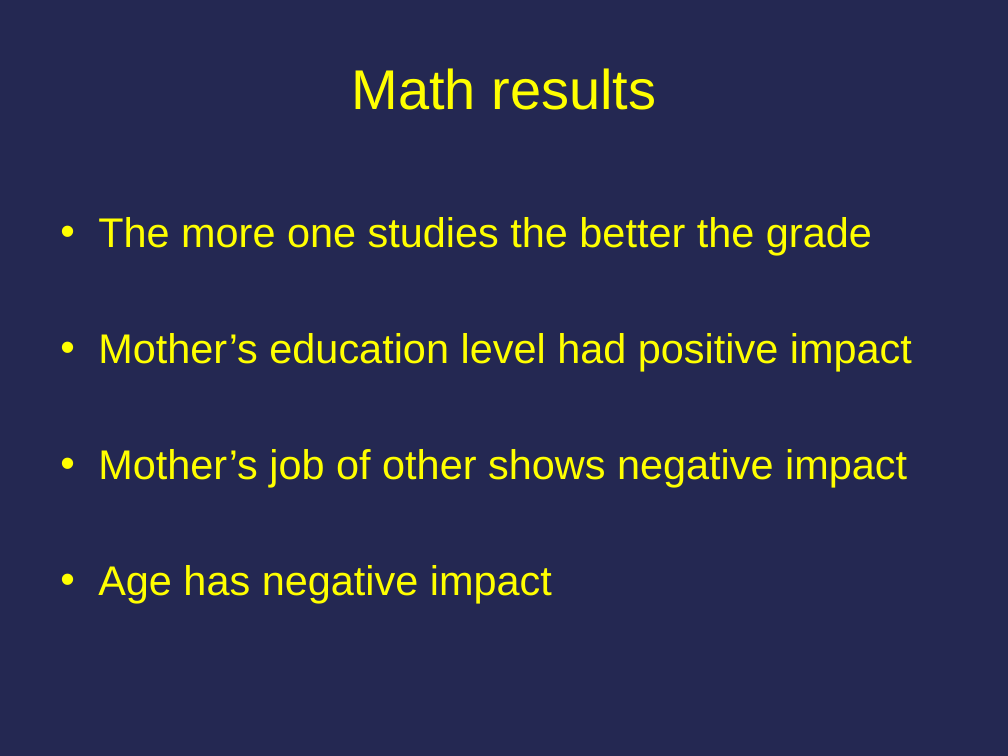
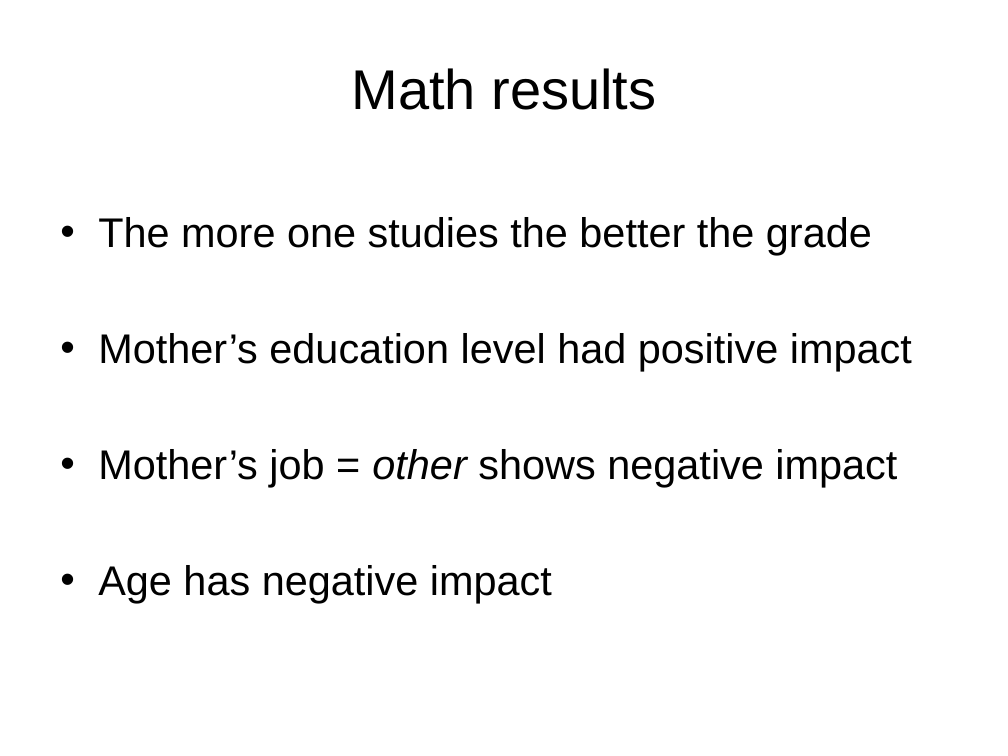
Before and after one commit to cfrandall2/CarolynProject, a slide deck: slide 32 of Carolyn_Randall_DSProject.pptx (slide 30 before the commit). Drawn at 1008x756 pixels with LibreOffice and Linux fonts; fonts in the diff are those of the drawing. Boxes give left, top, right and bottom in pixels: in the first picture for what was removed or moved away, otherwise in the second. Text is boxed around its words. In the diff, an @@ line names an element or a change of style, - is before the commit and + after.

```diff
--- a/Carolyn_Randall_DSProject.pptx
+++ b/Carolyn_Randall_DSProject.pptx
@@ background #242852 to #FFFFFF @@
@@ title "Math results" at box(352, 68, 657, 110): text colour #FFFF00 to #000000 @@
@@ text at box(98, 217, 912, 603): text colour #FFFF00 to #000000 in "The more one studies the better the ...", "Mother’s education level had positive impact", "Age has negative impact" @@
@@ text at box(98, 449, 897, 487): text changed; text colour #FFFF00 to #000000 @@
-• Mother’s job of other shows negative impact
+• Mother’s job = other shows negative impact
```
Also in this commit, not shown: 44 other slides changed, 5 slides added, 2 slides removed, 1 other file.
